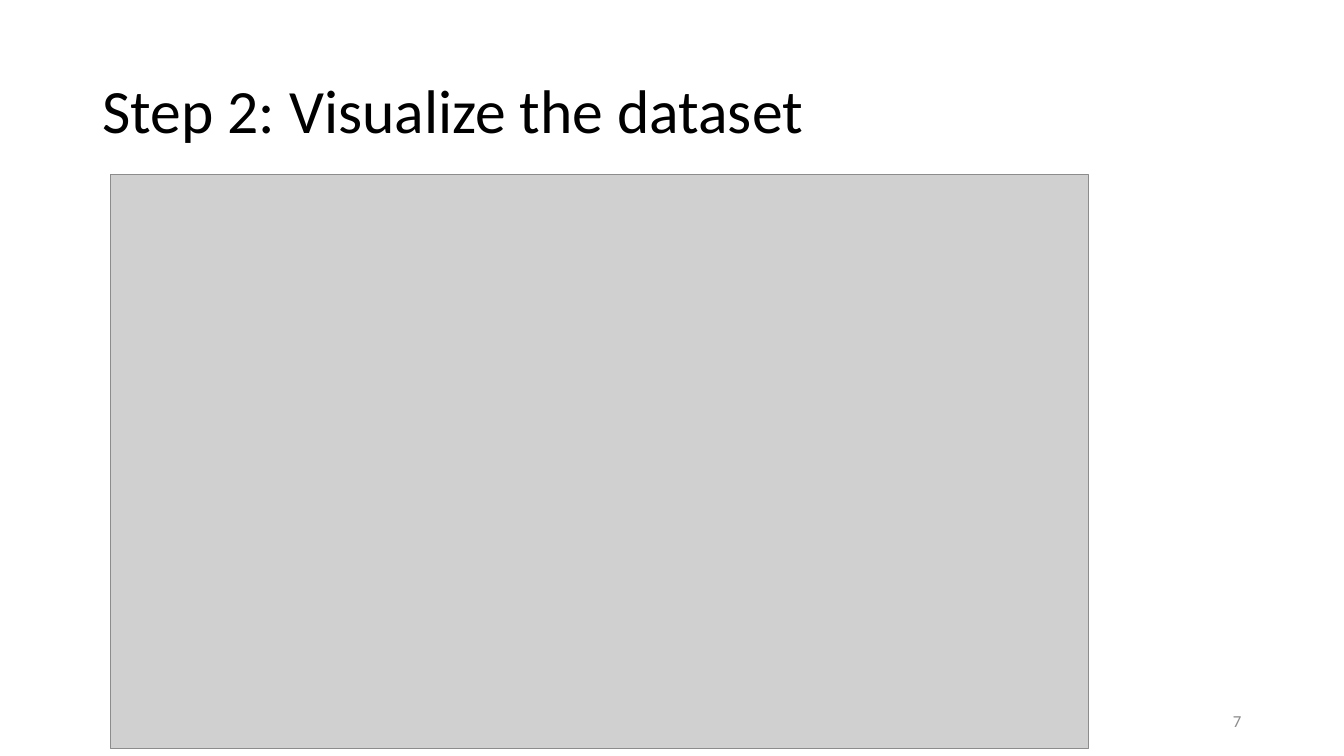
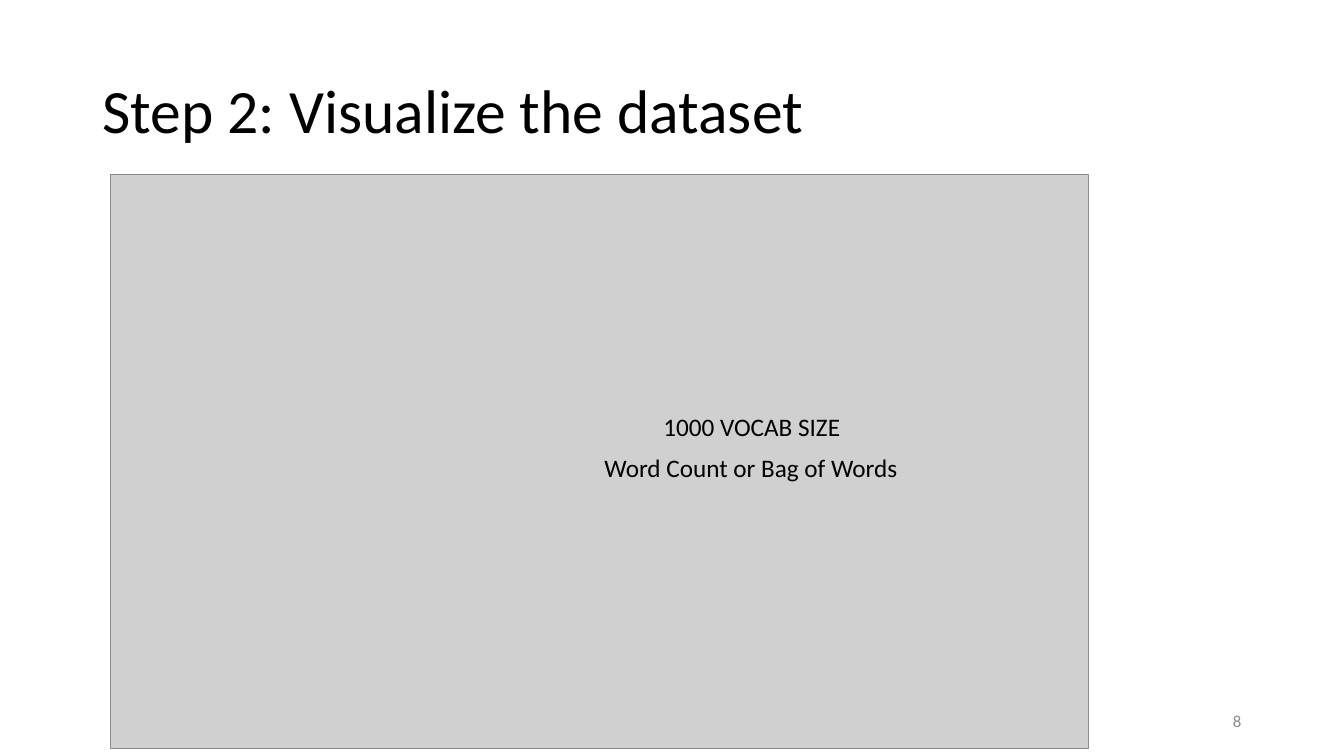
Before and after one commit to dia1128/AIandDataScienceWorkshopwithPython, a slide deck: slide 8 of Week11/Day2/2 - Deep Natural Language Processing.pptx (slide 7 before the commit). Drawn at 1344x756 pixels with LibreOffice and Linux fonts; fonts in the diff are those of the drawing; grey boxes stand for pictures. Boxes give left, top, right and bottom in pixels: in the first picture for what was removed or moved away, otherwise in the second. Text is boxed around its words. In the diff, an @@ line names an element or a change of style, - is before the commit and + after.

```diff
--- a/Week11/Day2/2 - Deep Natural Language Processing.pptx
+++ b/Week11/Day2/2 - Deep Natural Language Processing.pptx
@@ text added at (663,419,840,436), 18 pt, text #000000 @@
+1000 VOCAB SIZE
@@ text added at (604,459,897,482), 18 pt, text #000000 @@
+Word Count or Bag of Words
@@ page number at (1233,715,1241,727): text changed @@
-7
+8
```
Also in this commit, not shown: 4 other slides changed, 3 slides added, 1 other file.
